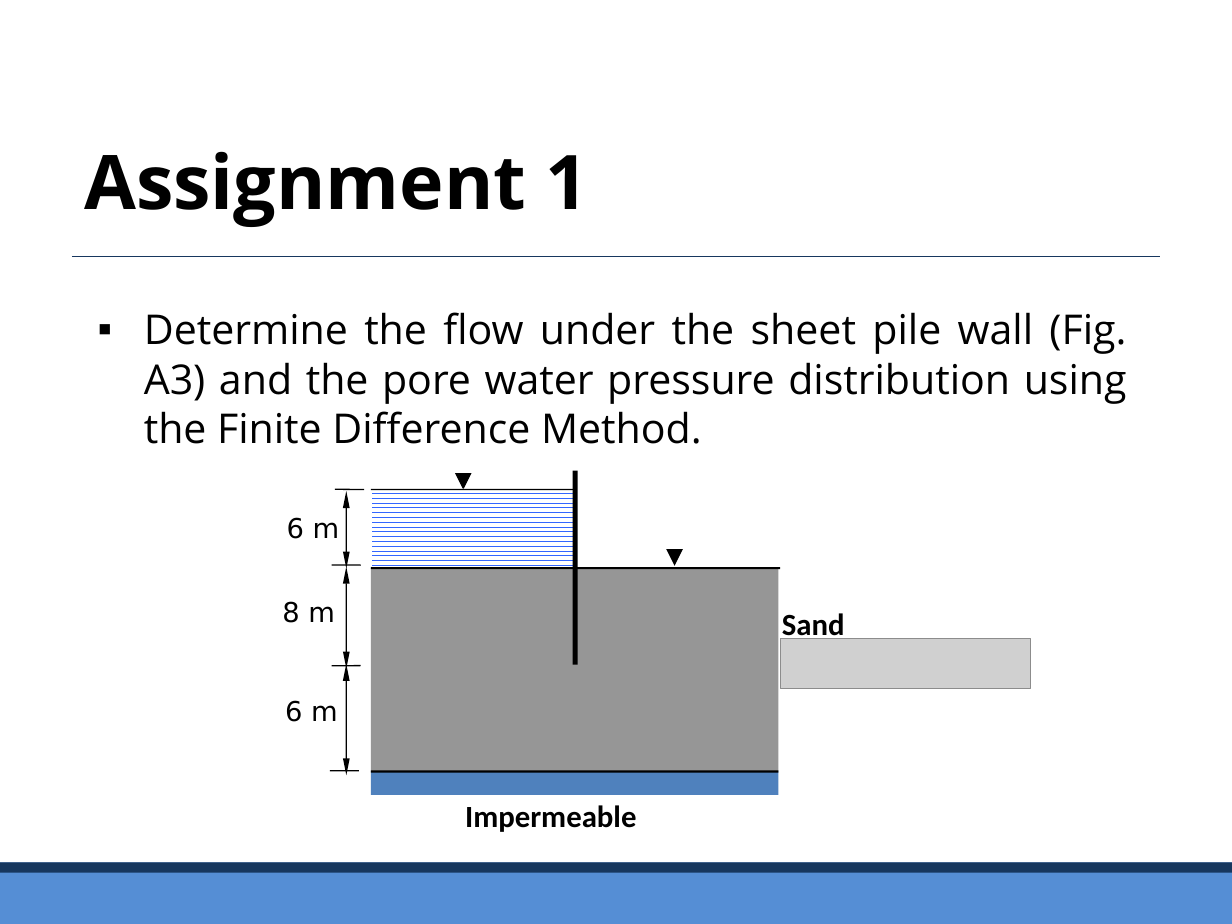
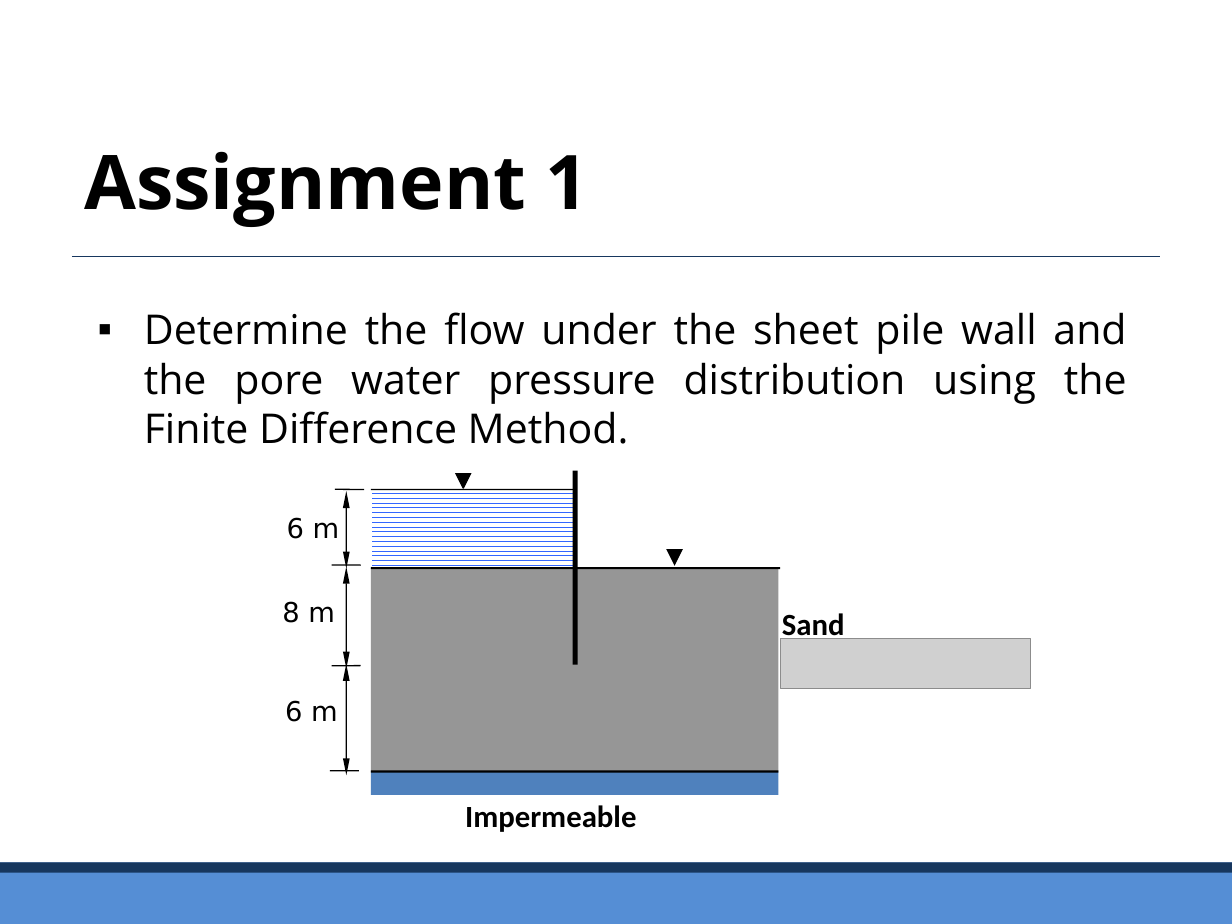
Before and after one commit to civilabs/computationalmethods, a slide deck: slide 32 of Handouts/Lecture 05.pptx. Drawn at 1232x924 pixels with LibreOffice and Linux fonts; fonts in the diff are those of the drawing; grey boxes stand for pictures. Boxes give left, top, right and bottom in pixels: in the first picture for what was removed or moved away, otherwise in the second. Text is boxed around its words. In the diff, an @@ line names an element or a change of style, - is before the commit and + after.

```diff
--- a/Handouts/Lecture 05.pptx
+++ b/Handouts/Lecture 05.pptx
@@ text at (144,312,1127,444): text changed @@
-▪ Determine the flow under the sheet pile wall (Fig. A3) and the pore water pressure distribution using the Finite Difference Method.
+▪ Determine the flow under the sheet pile wall and the pore water pressure distribution using the Finite Difference Method.
```
Also in this commit, not shown: 8 other files.
